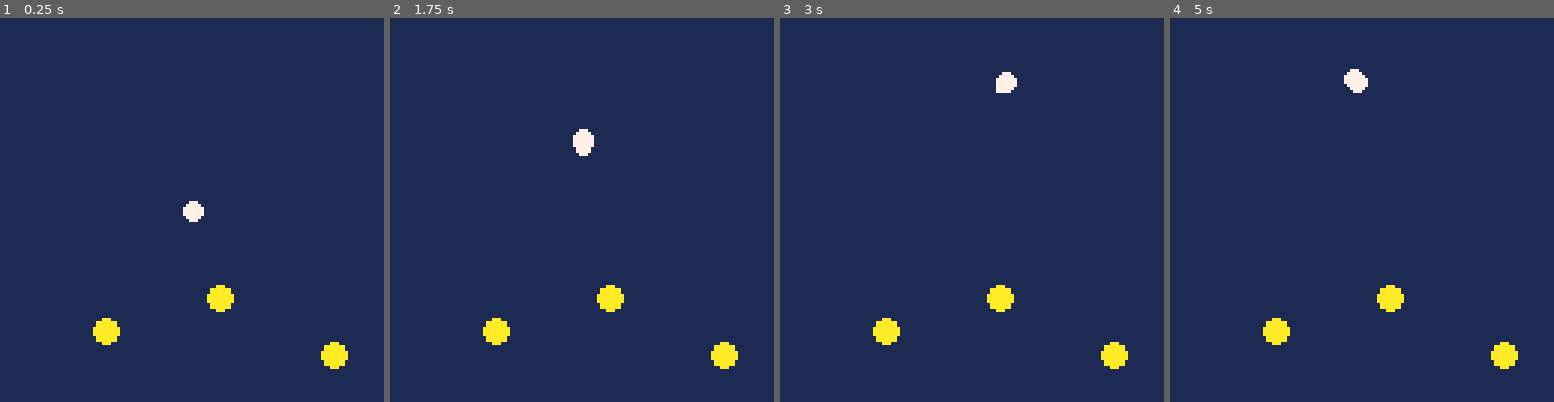
Above: before the commit, frames 1-4 (left to right).
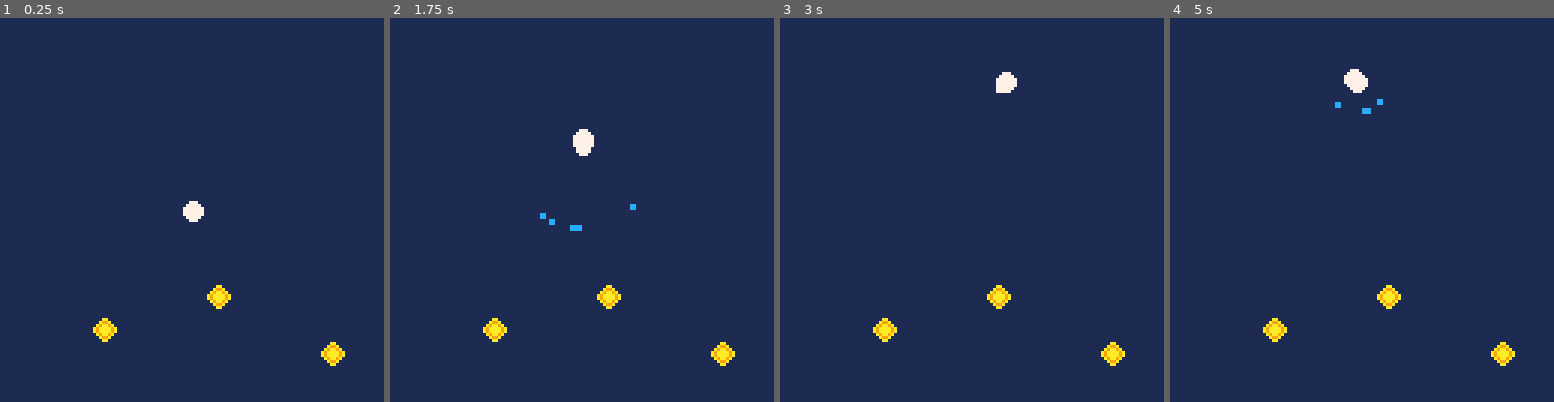
Above: after the commit, the same moments.

Repository: tesselode/netty
Game: PICO-8 cartridge launcher.p8
Two runs of this game, one before a commit and one after it. Both use one fixed random seed, a clock stepped at 60 frames per second and the inputs below.
Inputs:
- Up to frame 1 (0.25 s): no input
- Up to frame 2 (1.75 s): tap O (Z key) at 0.33, 0.7, 1.43 s
- Up to frame 3 (3 s): hold Left 1.97-2.37 s; tap O (Z key) at 2.22 s; hold Down 2.42-2.82 s; hold Right from 2.87 s (still down)
- Up to frame 4 (5 s): tap O (Z key) at 3.1, 3.98, 4.87 s; release Right at 3.53 s; hold Up 3.58-4.08 s; hold Right 4.13-4.53 s; hold Down from 4.58 s (still down)

The runs differ from the first frame. In frame 1, 0.6% of the frame differs, in the area x 24-91%, y 69-92%; in frame 2, 0.7%, in the area x 24-91%, y 48-92%; in frame 3, 0.6%; in frame 4, 0.7%.

Commit message:
More particles + dot sprite?

Diff:
--- a/launcher.p8
+++ b/launcher.p8
@@ -123,6 +123,11 @@
    end
    self.vx += self.launchspeed * cos(angle) * self.charge
    self.vy += self.launchspeed * sin(angle) * self.charge
+   for i = 1, 5 do
+    local p = class.particle(self.x, self.y, 12)
+    p.angle = angle + .5 - .15 + rnd(.3)
+    add(particles, p)
+   end
   end
 
   -- apply movement
@@ -184,7 +189,8 @@
 
  function dot:draw()
   local x, y = flr(self.x), flr(self.y)
-  circfill(x, y, self.r, 10)
+  --circfill(x, y, self.r, 10)
+  spr(1, x - 4, y - 4)
  end
 
  return dot
@@ -266,14 +272,14 @@
  end
 end
 __gfx__
-00000000000000000000000000000000000000000000000000000000000000000000000000000000000000000000000000000000000000000000000000000000
-00000000000000000000000000000000000000000000000000000000000000000000000000000000000000000000000000000000000000000000000000000000
-00700700000000000000000000000000000000000000000000000000000000000000000000000000000000000000000000000000000000000000000000000000
-00077000000000000000000000000000000000000000000000000000000000000000000000000000000000000000000000000000000000000000000000000000
-00077000000000000000000000000000000000000000000000000000000000000000000000000000000000000000000000000000000000000000000000000000
-00700700000000000000000000000000000000000000000000000000000000000000000000000000000000000000000000000000000000000000000000000000
-00000000000000000000000000000000000000000000000000000000000000000000000000000000000000000000000000000000000000000000000000000000
-00000000000000000000000000000000000000000000000000000000000000000000000000000000000000000000000000000000000000000000000000000000
+00000000000aa0000000000000000000000000000000000000000000000000000000000000000000000000000000000000000000000000000000000000000000
+0000000000a99a000000000000000000000000000000000000000000000000000000000000000000000000000000000000000000000000000000000000000000
+007007000a9aa9a00000000000000000000000000000000000000000000000000000000000000000000000000000000000000000000000000000000000000000
+00077000a9aaaa9a0000000000000000000000000000000000000000000000000000000000000000000000000000000000000000000000000000000000000000
+00077000a9aaaa9a0000000000000000000000000000000000000000000000000000000000000000000000000000000000000000000000000000000000000000
+007007000a9aa9a00000000000000000000000000000000000000000000000000000000000000000000000000000000000000000000000000000000000000000
+0000000000a99a000000000000000000000000000000000000000000000000000000000000000000000000000000000000000000000000000000000000000000
+00000000000aa0000000000000000000000000000000000000000000000000000000000000000000000000000000000000000000000000000000000000000000
 00000000000000000000000000000000000000000000000000000000000000000000000000000000000000000000000000000000000000000000000000000000
 00000000000000000000000000000000000000000000000000000000000000000000000000000000000000000000000000000000000000000000000000000000
 00000000000000000000000000000000000000000000000000000000000000000000000000000000000000000000000000000000000000000000000000000000
